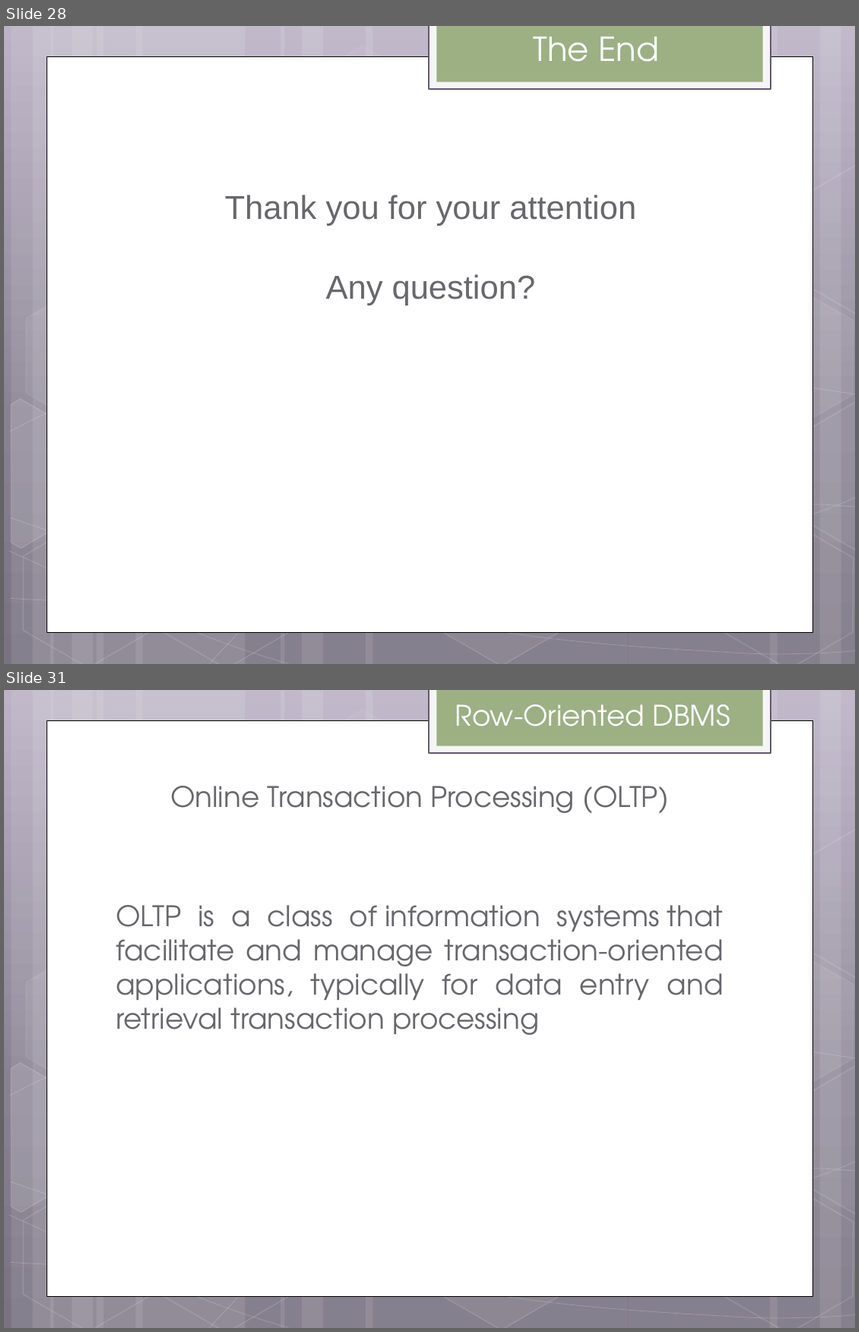
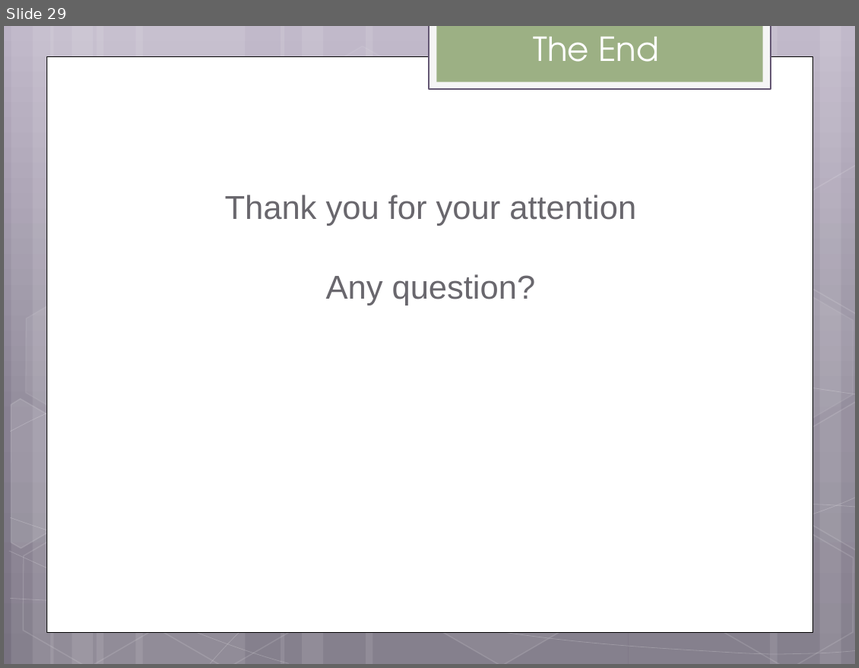
Before and after one commit to helpcat/bigdataworkshop2, a slide deck: slides/MonetDB workshop.pptx. Shown one above the other, each under a label of ours: slides 28 and 31 before the commit, slide 29 after it; the slides between them are not shown. The pictures are 859x1332 and 859x668 pixels, drawn with LibreOffice and Linux fonts; fonts in the diff are those of the drawing. Boxes give left, top, right and bottom in pixels: in the first picture for what was removed or moved away, otherwise in the second. Text is boxed around its words. In the diff, an @@ line names an element or a change of style, - is before the commit and + after.

Commit message:
Slides Workshop Column-Oriented

```diff
--- a/slides/MonetDB workshop.pptx
+++ b/slides/MonetDB workshop.pptx
@@ slide 31 removed at <box>4,690,855,1328</box>, background gradient #BCB3C6 to #898193 to #797282; not listed: 31 template elements that a slide beside it also shows @@
@@ title removed at <box>455,704,730,726</box> @@
-Row-Oriented DBMS
@@ text removed at <box>116,786,724,1035</box> @@
-Online Transaction Processing (OLTP)
-OLTP is a class of information systems that facilitate and manage transaction-oriented applications, typically for data entry and retrieval transaction processing
@@ what was slide 28 is now slide 29 @@
```
Also in this commit, not shown: 1 slide added, 2 other slides removed.
